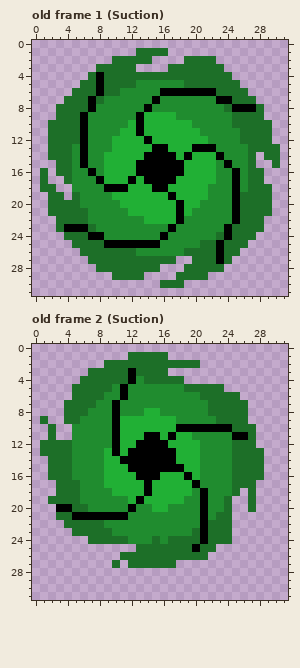
Two versions of one pixel-art file, assets/animations/portal.aseprite. Above is the file before it was changed.
32x32 pixels, 4 frames. Shown: old frame 1 (Suction), old frame 2 (Suction). The commit also changed other frames, which this record leaves out.
After:
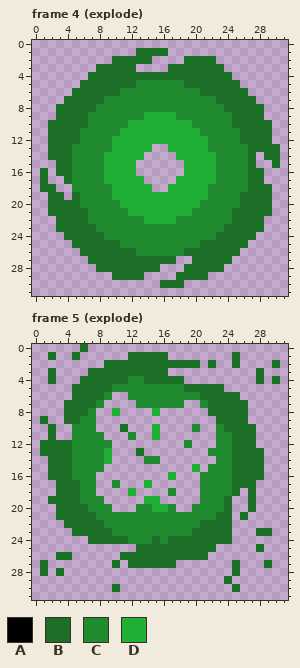
Palette (. is transparent): A #000000  B #1d6f28  C #208c2f  D #21b035
A new or re-ordered frame is compared with the old frame closest to it.
Author's note on the commit: added portal explode animation
The edit:
frames 4 -> 8
--- frame 4 (explode) is new; against old frame 1 (Suction), layers "vortex", "base"
@@ x 0..31 @@
  3 ........BBBBB....BBBBBBB........
- 4 .......BABBBBBBBBBBBBBBBB.......
- 5 ......BBABBBBCCCCCCBBBBBBB......
- 6 .....BBBABBCCCCCAAAAAAABBBB.....
- 7 ....BBBABCCCCCCACCCCCCCAABBB....
- 8 ...BBBBACCCCCCACCCCCCCCCBAAAB...
- 9 ...BBBACCCCCCADDDDCCCCCCCBBBB...
-10 ..BBBBACCCCCDADDDDDDCCCCCBBBBB..
-11 ..BBBBACCCCDDADDDDDDDCCCCCBBBB..
-12 ..BBBBACCCDDDDADDDDDDDCCCCBBBB..
-13 ..BBBCACCCDDDDDAADDDAAACCCCBBBB.
-14 ..BBBCACCDDDDDAAAADADDDACCCB.BB.
-15 ...BBCACCDDDDAAAAAADDDDCACCB..B.
-16 .B.BBCCACDDDDAAAAAADDDDCCACBB...
-17 .B..BCCCADDDADAAAADDDDDCCACBB...
-18 .BB..CCCCAAADDDAADDDDDCCCACBBB..
-19 ..BB.BCCCCDDDDDDDADDDDCCCABBBB..
-20 ..BBBBCCCCCDDDDDDDADDCCCCABBBB..
-21 ..BBBBBCCCCCDDDDDDADCCCCCABBBB..
-22 ...BBBBCCCCCCCDDDDACCCCCCABBB...
-23 ...BAAABCCCCCCCCCACCCCCCABBBB...
-24 ....BBBAACCCCCCCACCCCCCBABBB....
-25 .....BBBBAAAAAAACCCCCBBABBB.....
-26 ......BBBBBBBCCCCCCBBBBABB......
-27 .......BBBBBBBBBBB..BBBAB.......
+ 4 .......BBBBBBBBBBBBBBBBBB.......
+ 5 ......BBBBBBBCCCCCCBBBBBBB......
+ 6 .....BBBBBBCCCCCCCCCCBBBBBB.....
+ 7 ....BBBBBCCCCCCCCCCCCCCBBBBB....
+ 8 ...BBBBBCCCCCCCCCCCCCCCCBBBBB...
+ 9 ...BBBBCCCCCCCDDDDCCCCCCCBBBB...
+10 ..BBBBBCCCCCDDDDDDDDCCCCCBBBBB..
+11 ..BBBBCCCCCDDDDDDDDDDCCCCCBBBB..
+12 ..BBBBCCCCDDDDDDDDDDDDCCCCBBBB..
+13 ..BBBCCCCCDDDDD..DDDDDCCCCCBBBB.
+14 ..BBBCCCCDDDDD....DDDDDCCCCB.BB.
+15 ...BBCCCCDDDD......DDDDCCCCB..B.
+16 .B.BBCCCCDDDD......DDDDCCCCBB...
+17 .B..BCCCCDDDDD....DDDDDCCCCBB...
+18 .BB..CCCCCDDDDD..DDDDDCCCCCBBB..
+19 ..BB.BCCCCDDDDDDDDDDDDCCCCBBBB..
+20 ..BBBBCCCCCDDDDDDDDDDCCCCCBBBB..
+21 ..BBBBBCCCCCDDDDDDDDCCCCCBBBBB..
+22 ...BBBBCCCCCCCDDDDCCCCCCCBBBB...
+23 ...BBBBBCCCCCCCCCCCCCCCCBBBBB...
+24 ....BBBBBCCCCCCCCCCCCCCBBBBB....
+25 .....BBBBBBCCCCCCCCCCBBBBBB.....
+26 ......BBBBBBBCCCCCCBBBBBBB......
+27 .......BBBBBBBBBBB..BBBBB.......
 28 ........BBBBBBBB...BBBBB........
--- frame 5 (explode) is new; against old frame 2 (Suction), layers "vortex", "base"
@@ x 0..31 @@
- 0 ................................
- 1 ............BBBBB...............
- 2 .........BBBBBBBBBBBB...........
- 3 .......BBBBBABBBB...............
- 4 ......BBBBBBACBBBBB.............
- 5 .....BBBBBCACCCCCCCBBBBB........
- 6 .....BBBBCCACCCCCCCCCBBBBB......
- 7 ....BBBBCCACCCCCCCCCCCBBBBB.....
- 8 ....BBBCCCACCCDDCCCCCCBBBBB.....
- 9 .B..BBCCCCADDDDDDDCCCCCBBBB.....
-10 ..B..CCCCCADDDDDDDAAAAAAABBB....
-11 ..B..CCCCCADDDAADADDCCCCCAAB....
-12 .BBBBCCCCCADDAAAADDDDCCCCBBB....
-13 .BBBBCCCCDADAAAAAADDDCCCCBBBB...
-14 ..BBBCCCCDDAAAAAAADDDCCCCBBBB...
-15 ..BBBCCCCDDDAAAAAAADDCCCCBBBB...
-16 ..BBBCCCCDDDDAAADDDADCCCCBBBB...
-17 ...BBBCCCDDDDDADDDDDACCCCBBB....
-18 ...BBBCCCCDDDDADDDDDCACCCB.B....
-19 ..BBBBCCCCCCDADDDDDCCACCB..B....
-20 ...AABBCCCCCACCDDCCCCACCB..B....
-21 ...BBAAAAAAACCCCCCCCCACBB.......
-22 ....BBBBBCCCCCCCCCCCCABBB.......
-23 .....BBBBBCCCCCCCCCCBABBB.......
-24 .......BBBBBCCCBCBBBBABBB.......
-25 .............BBBBBBBABB.........
-26 ...........BBBBBBBBBBB..........
-27 ..........B.BBBBBB..............
-28 ................................
-29 ................................
-30 ................................
+ 0 ......B.........................
+ 1 ..B..B......BBBBB........B......
+ 2 .........BBBBBBBBBBBB.B..B....B.
+ 3 ..B....BBBBBBBBBB...........B...
+ 4 ..B...BBBBBBCCBBBBB.........B.B.
+ 5 .....BBBBBCCCCCCCCCBBBBB........
+ 6 .....BBBBC..CCCCCCCCCBBBBB......
+ 7 ....BBBBC....CCCCCC..CBBBBB.....
+ 8 ....BBBC..D....D......BBBBB.....
+ 9 .B..BBCC...............BBBB.....
+10 ..B..CCC...B...D....C..CBBBB....
+11 ..B..CCCC...C..D.......CCBBB....
+12 .BBBBCCCCC.........C...CCBBB....
+13 .BBBBCCCCD...B........CCCBBBB...
+14 ..BBBCCCCD....CC.......CCBBBB...
+15 ..BBBCCCC...........D.CCCBBBB...
+16 ..BBBCCC.........D...CCCCBBBB...
+17 ...BBBCC..C...D......CCCCBBB....
+18 ...BBBCC....D....C...CCCCB.B....
+19 ..BBBBCCC.....DD.....CCCB..B....
+20 ...BBBBCCC...CCDDC..CCCCB..B....
+21 ...BBBBBCCCCCCCCCCCCCCCBB.B.....
+22 ....BBBBBCCCCCCCCCCCCBBBB.......
+23 .....BBBBBCCCCCCCCCCBBBBB...BB..
+24 .......BBBBBCCCBCBBBBBBBB.......
+25 .............BBBBBBBBBB.....B...
+26 ...BB......BBBBBBBBBBB..........
+27 .B........B.BBBBBB.......B...B..
+28 .B.B.....................B......
+29 ........................B.......
+30 ..........B..............B......
 31 ................................
Boxes around the changes in both pictures, in picture pixels (x1, y1, x2, y2):
changed: (64, 72, 256, 264)
changed: (40, 344, 280, 592)
